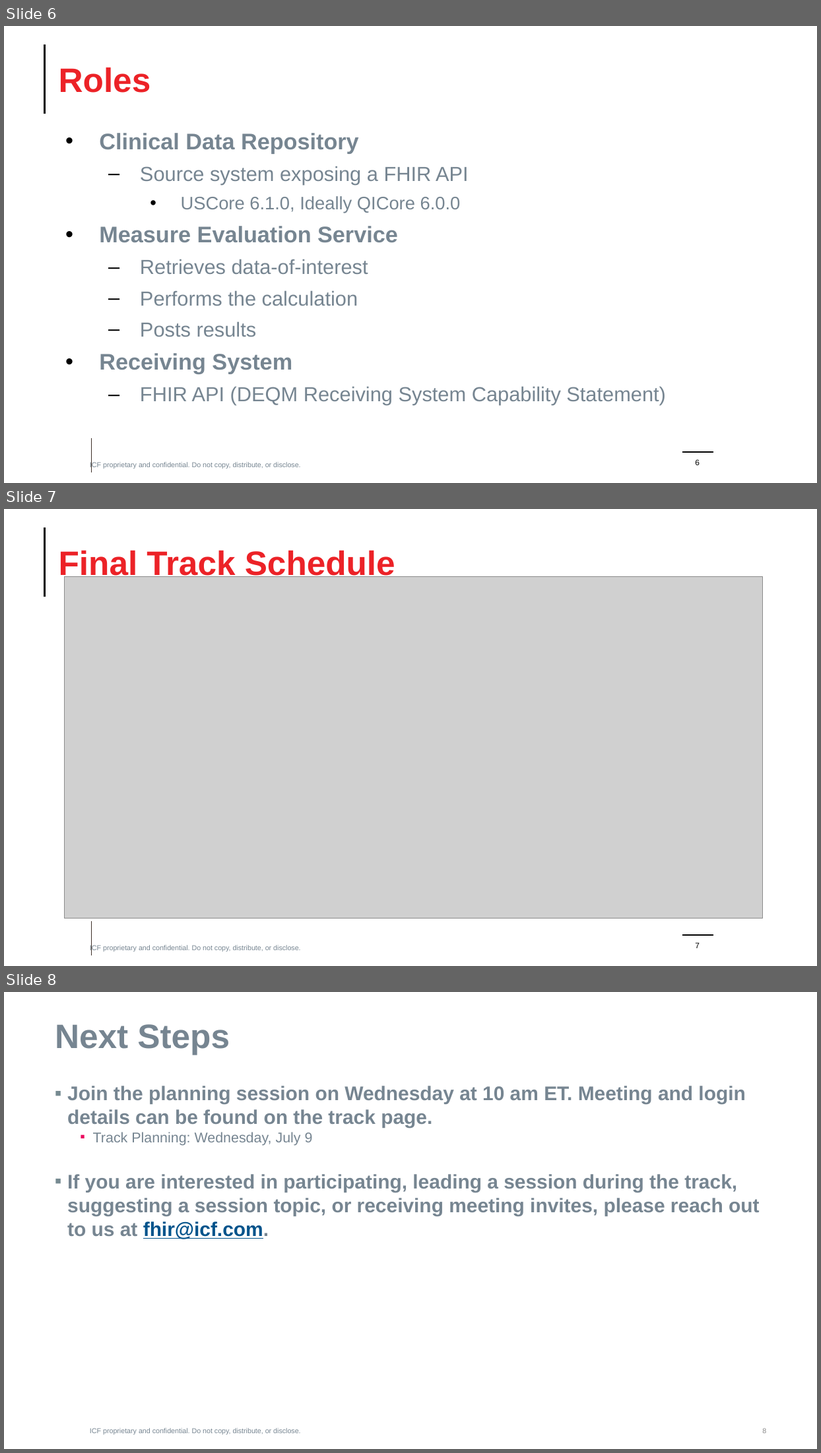
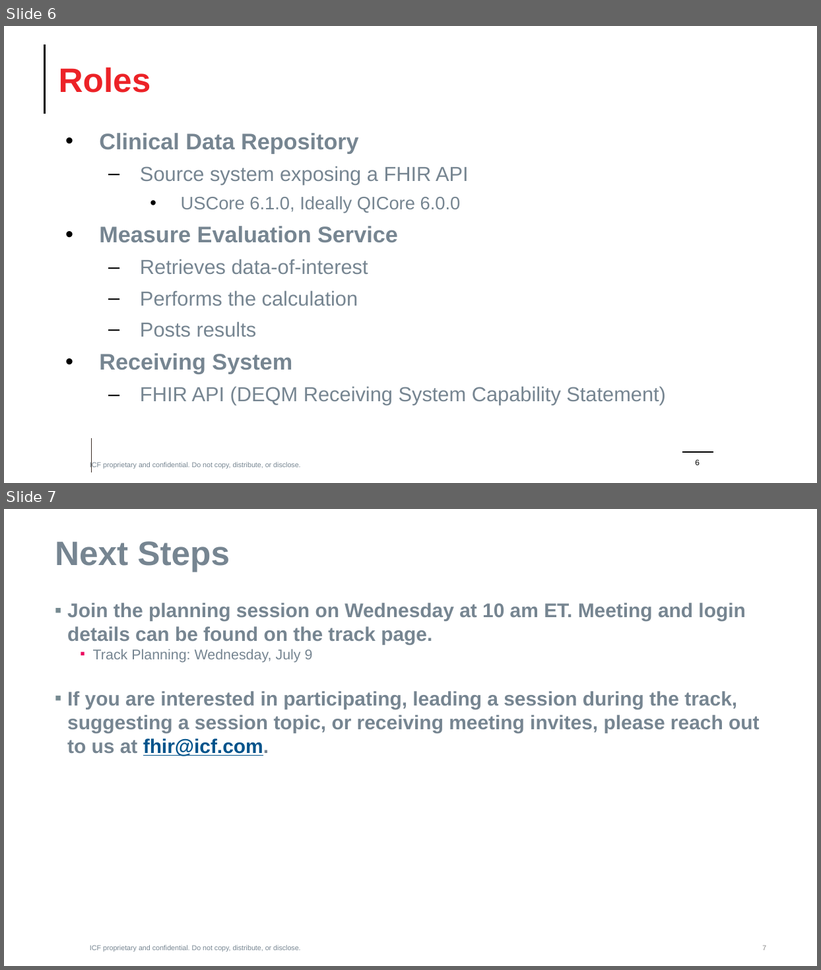
Before and after one commit to cqframework/CQL-Formatting-and-Usage-Wiki, a slide deck: Source/Cooking With CQL/93/July CMS Connectathon Announcement Outreach.pptx. Shown one above the other, each under a label of ours: slides 6, 7 and 8 before the commit, slides 6 and 7 after it. The pictures are 821x1453 and 821x970 pixels, drawn with LibreOffice and Linux fonts; fonts in the diff are those of the drawing; grey boxes stand for pictures; background and template pictures are left out. Boxes give left, top, right and bottom in pixels: in the first picture for what was removed or moved away, otherwise in the second. Text is boxed around its words. In the diff, an @@ line names an element or a change of style, - is before the commit and + after.

Commit message:
Content for session 93

```diff
--- a/Source/Cooking With CQL/93/July CMS Connectathon Announcement Outreach.pptx
+++ b/Source/Cooking With CQL/93/July CMS Connectathon Announcement Outreach.pptx
@@ slide 7 removed at (4, 509, 817, 966), background #FFFFFF; not listed: 4 template elements that a slide beside it also shows @@
@@ title removed at (59, 549, 395, 582) @@
-Final Track Schedule
@@ picture removed at (64, 576, 762, 919) @@
@@ page number removed at (695, 943, 700, 949) @@
-7
@@ what was slide 8 is now slide 7 @@
@@ page number at (762, 945, 766, 951): text changed @@
-8
+7
```
